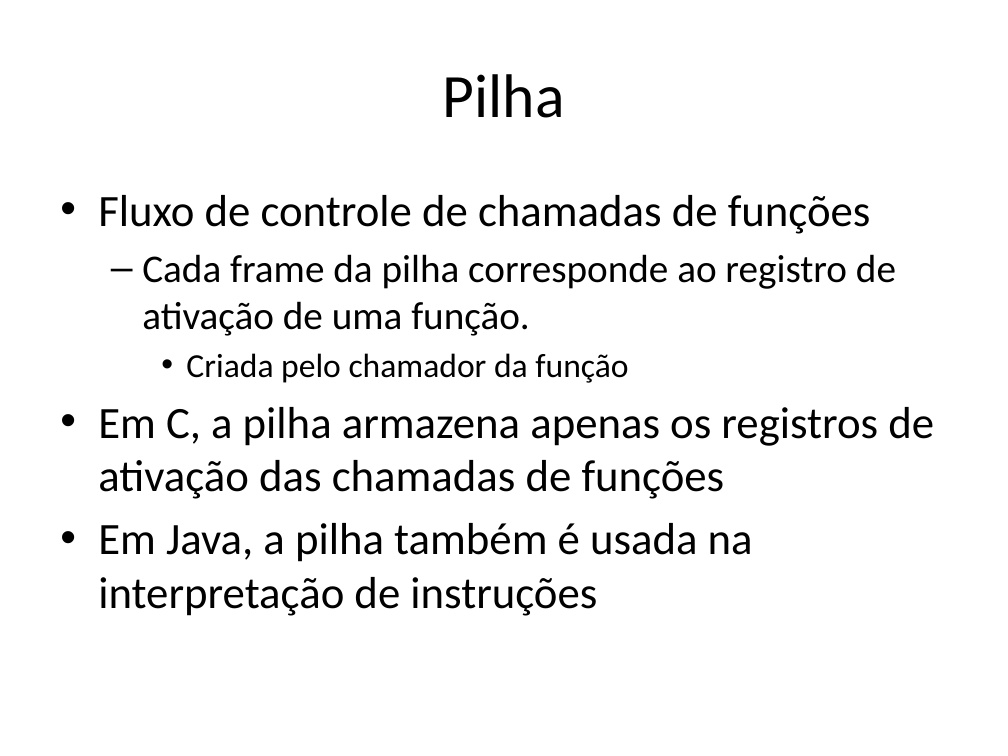
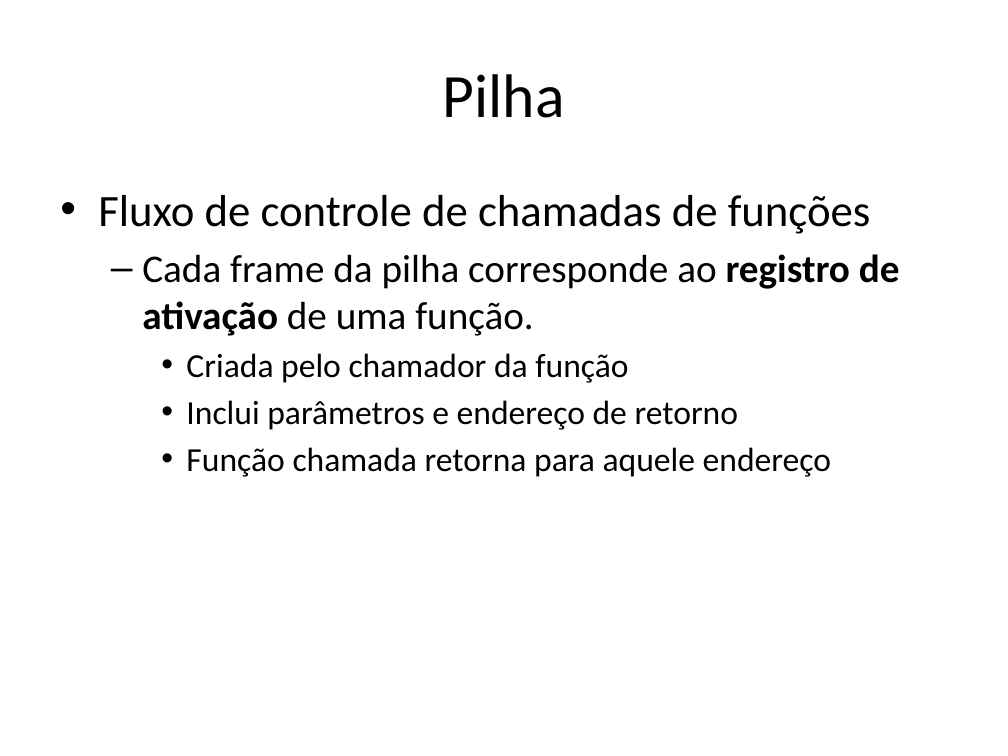
Before and after one commit to damorim/compilers-cin, a slide deck: slide 10 of slides-aulas/ambiente-exec-e-geracao-codigo.pptx. Drawn at 1008x756 pixels with LibreOffice and Linux fonts; fonts in the diff are those of the drawing. Boxes give left, top, right and bottom in pixels: in the first picture for what was removed or moved away, otherwise in the second. Text is boxed around its words. In the diff, an @@ line names an element or a change of style, - is before the commit and + after.

```diff
--- a/slides-aulas/ambiente-exec-e-geracao-codigo.pptx
+++ b/slides-aulas/ambiente-exec-e-geracao-codigo.pptx
@@ text at box(142, 254, 900, 336): bold on in "registro de ativação" @@
@@ text at box(186, 400, 831, 477): text changed; size 32 to 24 pt @@
-• Em C, a pilha armazena apenas os registros de ativação das chamadas de funções
-• Em Java, a pilha também é usada na interpretação de instruções
+    • Inclui parâmetros e endereço de retorno
+    • Função chamada retorna para aquele endereço
```
Also in this commit, not shown: 11 other slides changed, 14 slides added, 1 slide removed.
